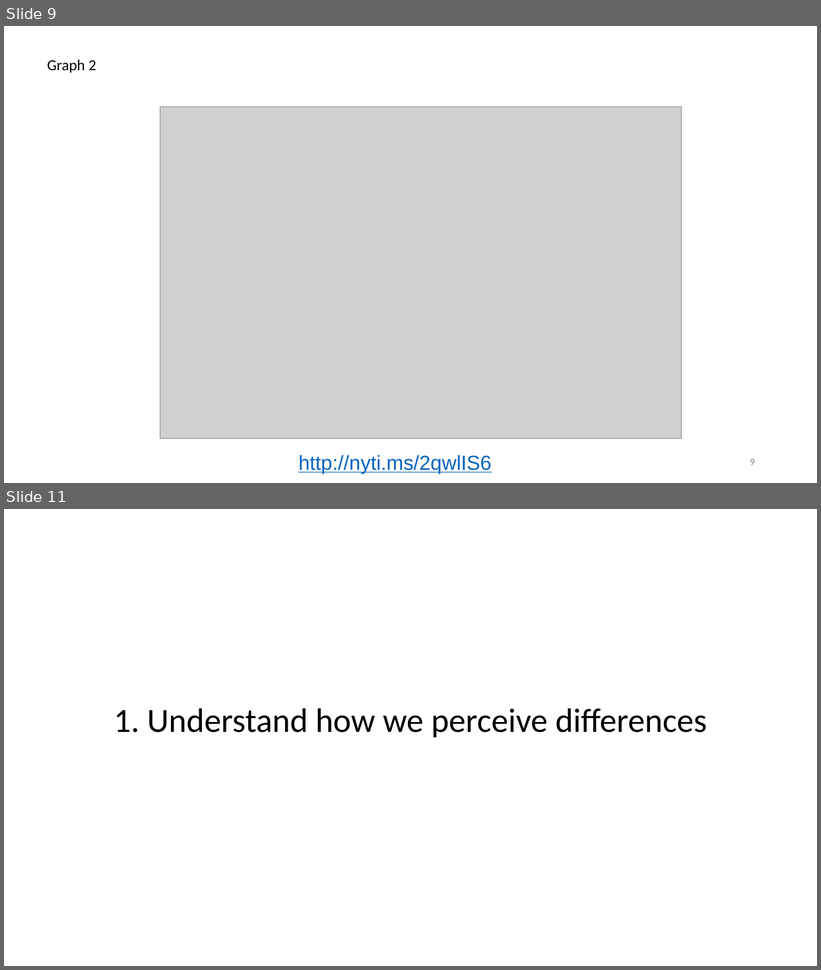
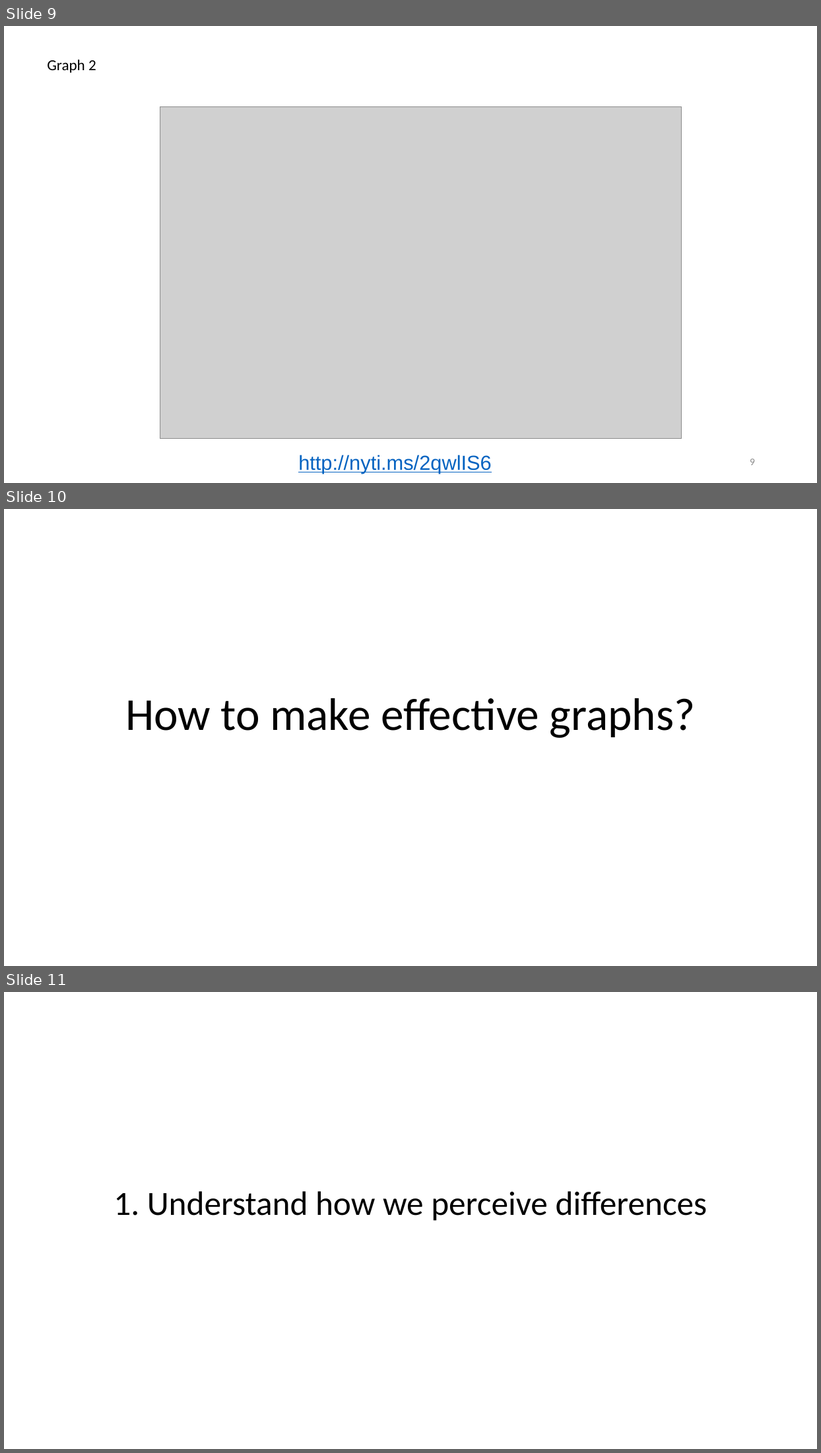
Before and after one commit to WSU-DataScience/WiCS_workshop, a slide deck: Visualization Notes/1 - Principles of data visualization.pptx. Shown one above the other, each under a label of ours: slides 9 and 11 before the commit, slides 9, 10 and 11 after it; the slides between them are not shown. The pictures are 821x970 and 821x1453 pixels, drawn with LibreOffice and Linux fonts; fonts in the diff are those of the drawing; grey boxes stand for pictures. Boxes give left, top, right and bottom in pixels: in the first picture for what was removed or moved away, otherwise in the second. Text is boxed around its words. In the diff, an @@ line names an element or a change of style, - is before the commit and + after.

```diff
--- a/Visualization Notes/1 - Principles of data visualization.pptx
+++ b/Visualization Notes/1 - Principles of data visualization.pptx
@@ slide 10 added at (4, 509, 817, 966), background #FFFFFF @@
@@ title added at (125, 698, 695, 738), 54 pt, text #000000 @@
+How to make effective graphs?
```
Also in this commit, not shown: 7 slides changed, 2 other slides added, 2 slides removed, 4 other files.
